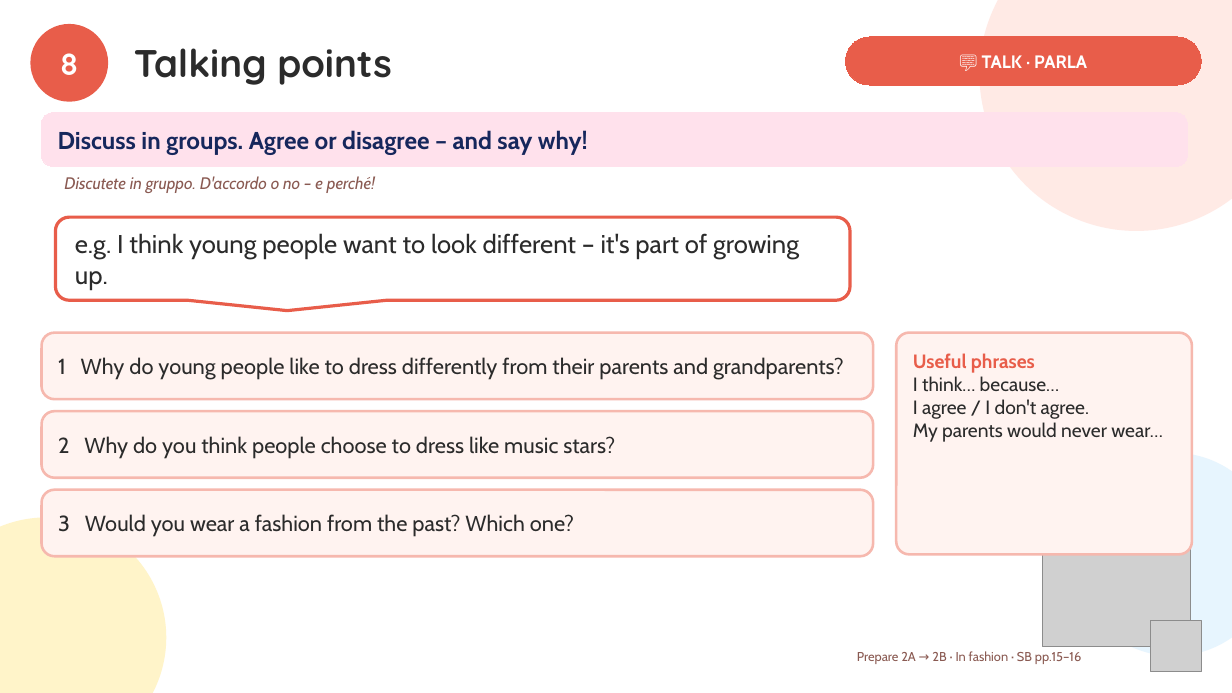
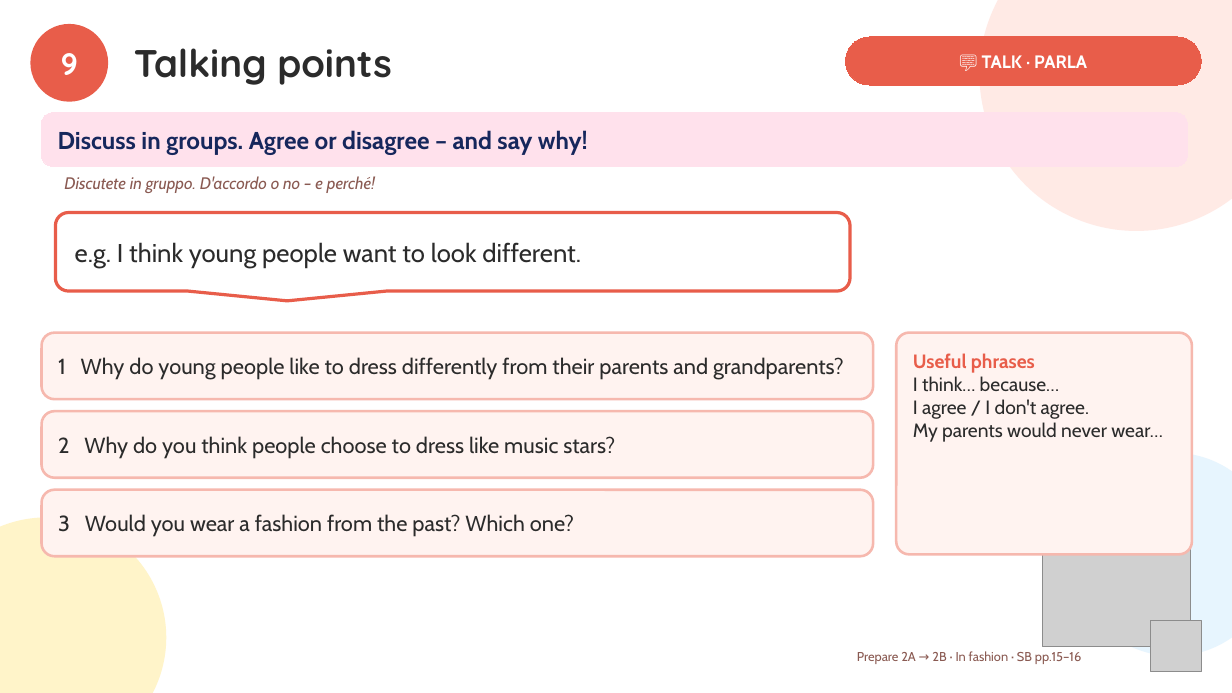
Before and after one commit to londonlanguageschool/Bagheria-, a slide deck: slide 9 of materials/PREP/PREP_2A-2B_In_fashion_then_and_now.pptx (slide 8 before the commit). Drawn at 1232x693 pixels with LibreOffice and Linux fonts; fonts in the diff are those of the drawing; grey boxes stand for pictures. Boxes give left, top, right and bottom in pixels: in the first picture for what was removed or moved away, otherwise in the second. Text is boxed around its words. In the diff, an @@ line names an element or a change of style, - is before the commit and + after.

```diff
--- a/materials/PREP/PREP_2A-2B_In_fashion_then_and_now.pptx
+++ b/materials/PREP/PREP_2A-2B_In_fashion_then_and_now.pptx
@@ text in ellipse at [61,53,78,75]: text changed @@
-8
+9
@@ rounded speech box "e.g. I think young people ...": place and size @@
-rounded speech box "e.g. I think young people ..." at [55,217,850,300]
+rounded speech box "e.g. I think young people ..." at [55,213,850,291]
@@ text in rounded speech box at [75,242,581,267]: text changed @@
-e.g. I think young people want to look different – it's part of growing up.
+e.g. I think young people want to look different.
```
Also in this commit, not shown: 9 other slides changed, 1 slide added, 19 other files.
